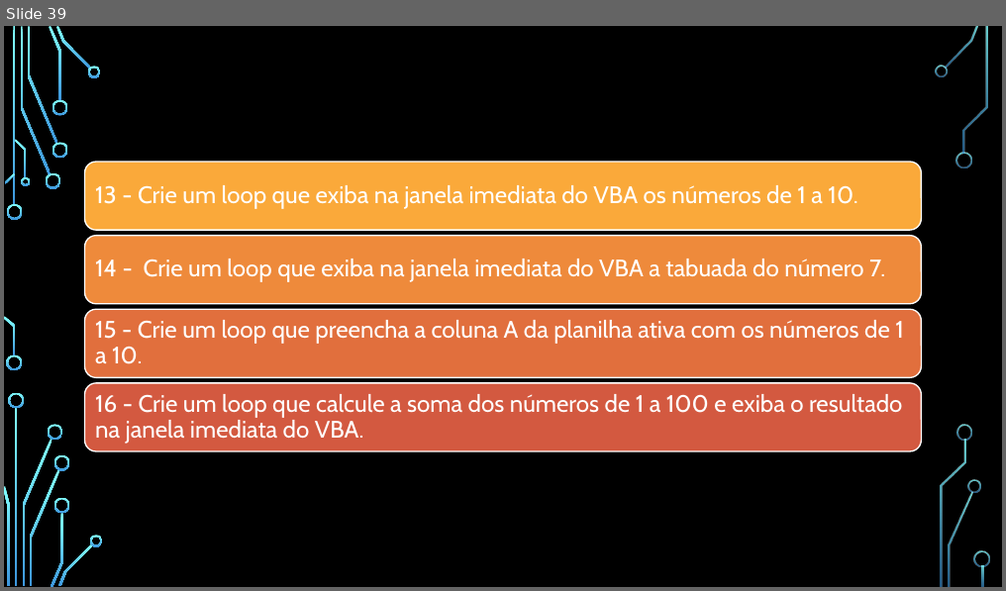
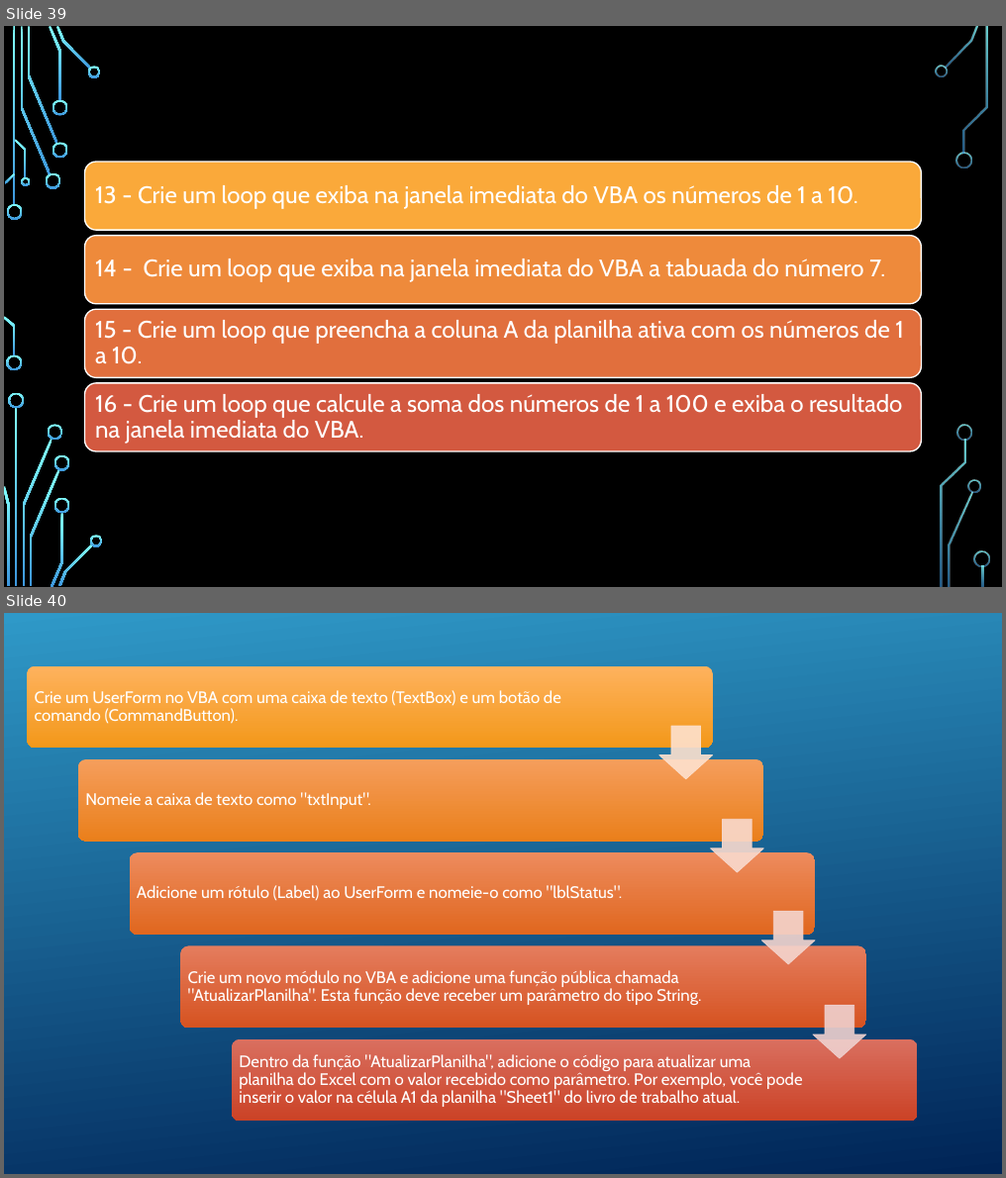
Before and after one commit to VitorKaviski/Curso_Kaviski_Excel_Basico_ao_Avancado, a slide deck: Curso Excel/Avançado/Aula 1 - Excel/Curso Excel - Avançado.pptx. Shown one above the other, each under a label of ours: slide 39 before the commit, slides 39 and 40 after it. The pictures are 1006x591 and 1006x1178 pixels, drawn with LibreOffice and Linux fonts; fonts in the diff are those of the drawing; background and template pictures are left out. Boxes give left, top, right and bottom in pixels: in the first picture for what was removed or moved away, otherwise in the second. Text is boxed around its words. In the diff, an @@ line names an element or a change of style, - is before the commit and + after.

```diff
--- a/Curso Excel/Avançado/Aula 1 - Excel/Curso Excel - Avançado.pptx
+++ b/Curso Excel/Avançado/Aula 1 - Excel/Curso Excel - Avançado.pptx
@@ slide 40 added at [4, 613, 1002, 1174], background picture (left out); not listed: 36 template elements that a slide beside it also shows @@
@@ rectangle added at [4, 613, 1002, 1174], fill gradient #3198C9 to #002456 @@
@@ group added at [27, 666, 918, 1121]: 5 rounded rectangles, 5 texts, 4 down arrows @@
+Crie um UserForm no VBA com uma caixa de texto (TextBox) e um botão de comando (CommandButton).
+Nomeie a caixa de texto como "txtInput".
+Adicione um rótulo (Label) ao UserForm e nomeie-o como "lblStatus".
+Crie um novo módulo no VBA e adicione uma função pública chamada "AtualizarPlanilha". Esta função deve receber um parâmetro do tipo String.
+Dentro da função "AtualizarPlanilha", adicione o código para atualizar uma planilha do Excel com o valor recebido como parâmetro. Por exemplo, você pode inserir o valor na célula A1 da planilha "Sheet1" do livro de trabalho atual.
```
Also in this commit, not shown: 2 other slides added, 1 other file.
